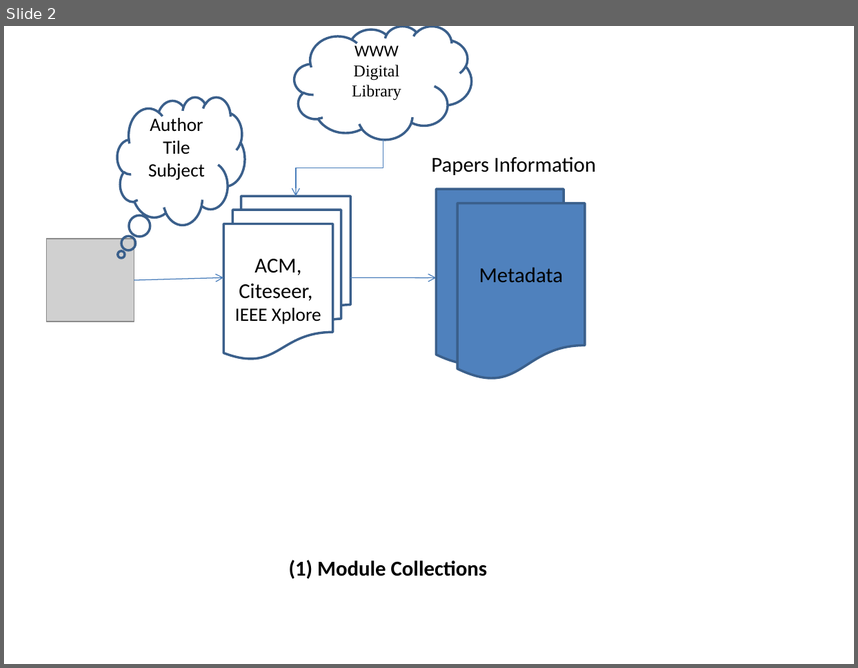
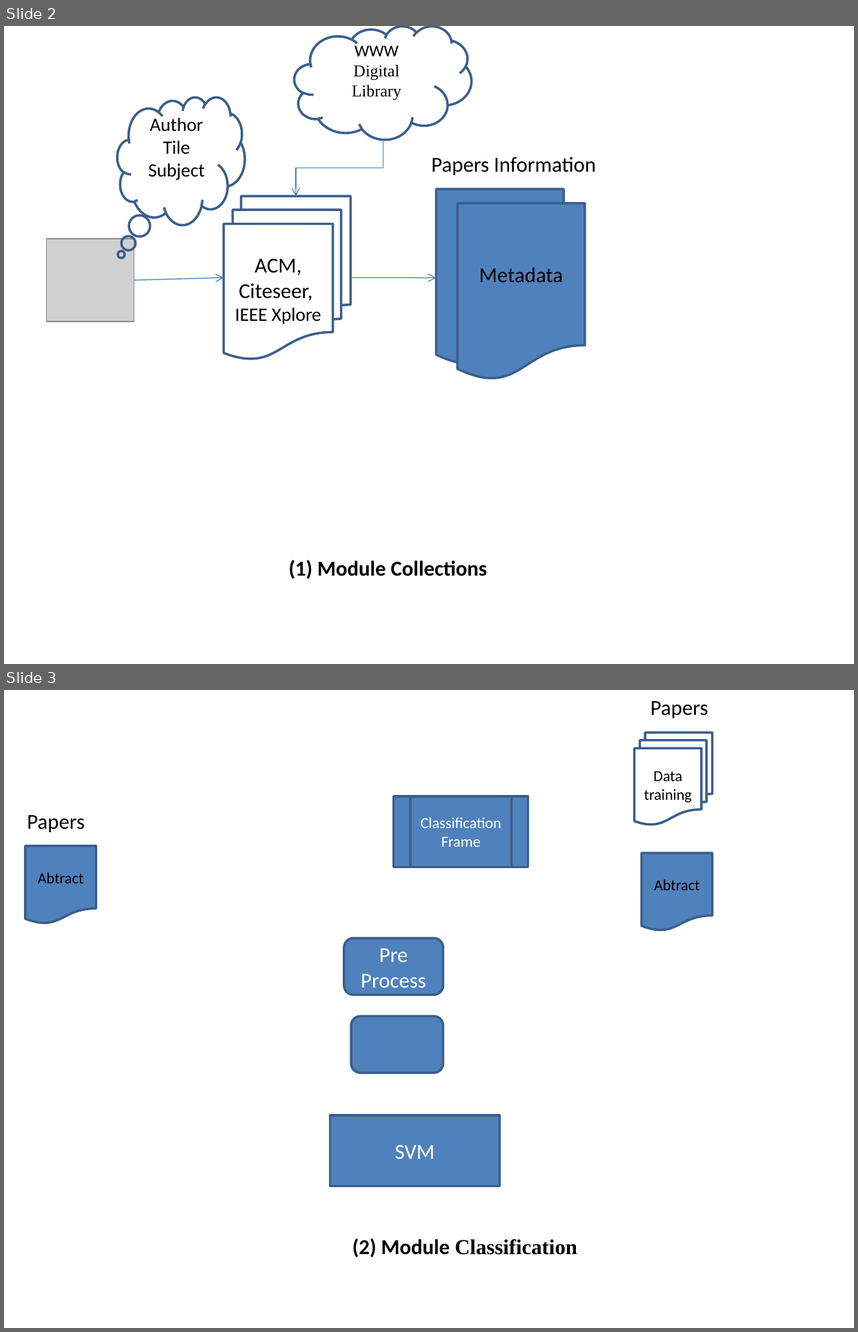
Before and after one commit to tiendv/detaitotnghiep, a slide deck: Outline thesis/De cuong/Kientrucdetai_23_8.pptx. Shown one above the other, each under a label of ours: slide 2 before the commit, slides 2 and 3 after it. The pictures are 858x668 and 858x1332 pixels, drawn with LibreOffice and Linux fonts; fonts in the diff are those of the drawing; grey boxes stand for pictures. Boxes give left, top, right and bottom in pixels: in the first picture for what was removed or moved away, otherwise in the second. Text is boxed around its words. In the diff, an @@ line names an element or a change of style, - is before the commit and + after.

```diff
--- a/Outline thesis/De cuong/Kientrucdetai_23_8.pptx
+++ b/Outline thesis/De cuong/Kientrucdetai_23_8.pptx
@@ slide 3 added at [4, 690, 854, 1328], background #FFFFFF @@
@@ text added at [651, 701, 708, 718], 18 pt, text #000000 @@
+Papers
@@ flow chart multidocument added at [635, 733, 713, 825], outline #3A5F8C 2 pt, 13 pt, text #000000 @@
+Data training
@@ flow chart predefined process added at [393, 796, 528, 867], fill #4F81BD, outline #3A5F8C 2 pt, 13 pt, text #FFFFFF @@
+Classification
+Frame
@@ text added at [27, 815, 85, 832], 18 pt, text #000000 @@
+Papers
@@ flow chart document added at [25, 845, 96, 924], fill #4F81BD, outline #3A5F8C 2 pt, 13 pt, text #000000 @@
+Abtract
@@ flow chart document added at [642, 854, 712, 931], fill #4F81BD, outline #3A5F8C 2 pt, 13 pt, text #000000 @@
+Abtract
@@ rounded rectangle added at [344, 938, 444, 995], fill #4F81BD, outline #3A5F8C 2 pt, 18 pt, text #FFFFFF @@
+Pre Process
@@ rounded rectangle added at [351, 1016, 443, 1072], fill #4F81BD, outline #3A5F8C 2 pt @@
@@ rectangle added at [330, 1115, 499, 1185], fill #4F81BD, outline #3A5F8C 2 pt, 18 pt, text #FFFFFF @@
+SVM
@@ text added at [352, 1238, 577, 1257], 18 pt, text #000000, bold @@
+(2) Module Classification
```
Also in this commit, not shown: 2 slides changed, 1 slide removed, 1 other file.
